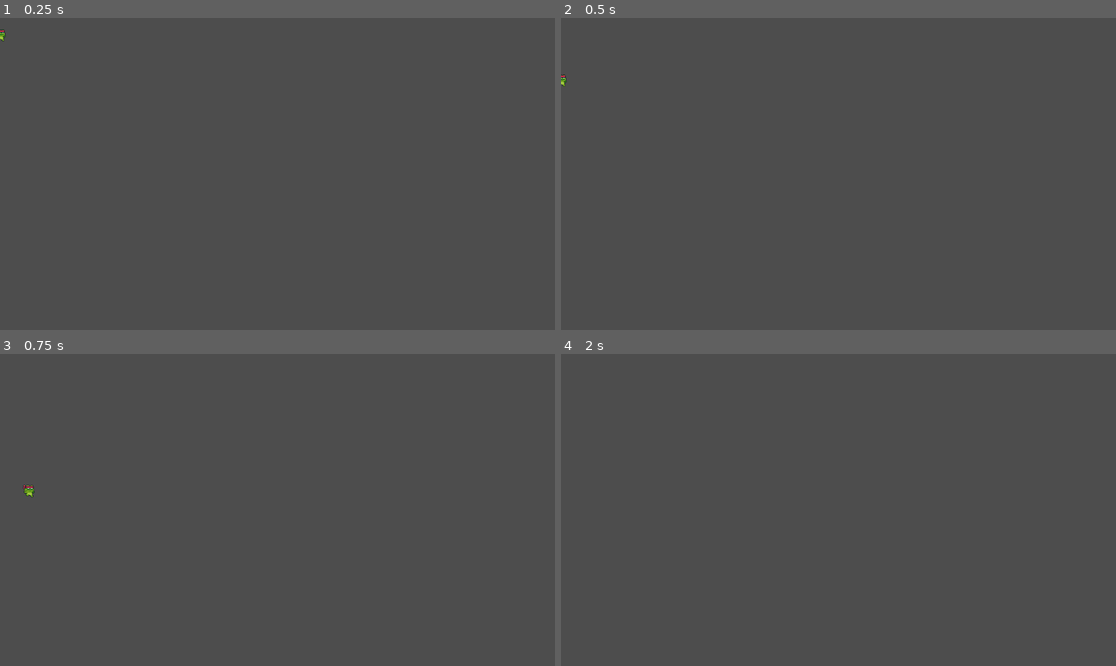
Above: before the commit, frames 1-4 (two rows, left to right).
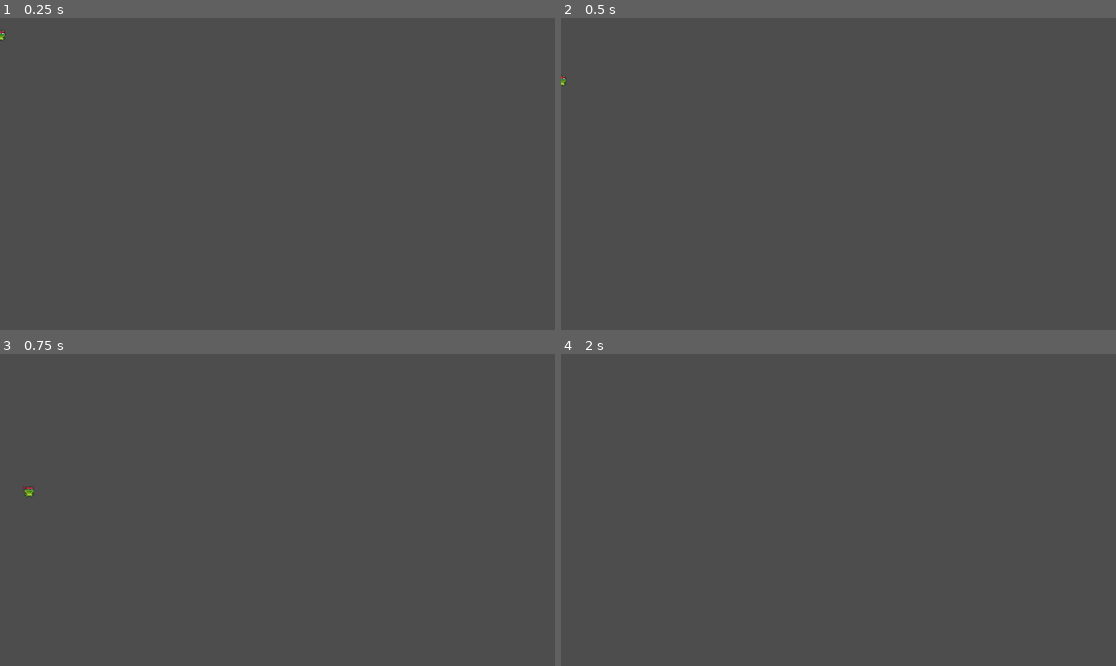
Above: after the commit, the same moments.

Repository: Akantonio/Summer2024Godot
Game: Godot game, scene res://player.tscn
Two runs of this game, one before a commit and one after it. Both use one fixed random seed, a clock stepped at 60 frames per second and the inputs below. The project has no main scene, so this scene is started directly.
Inputs:
- Up to frame 1 (0.25 s): no input
- Up to frame 2 (0.5 s): no input
- Up to frame 3 (0.75 s): tap Enter (ui_accept) at 0.5 s; hold Right (ui_right) from 0.53 s (still down)
- Up to frame 4 (2 s): keep holding Right (ui_right); tap Enter (ui_accept) at 0.77, 1.52 s

The runs differ from the first frame. In frame 1, less than 0.1% of the frame differs, in the area x 0-2%, y 3-8%; in frame 2, less than 0.1%; in frame 3, less than 0.1%, in the area x 4-7%, y 41-46%; in frame 4, nothing differs.

Commit message:
Removed test scene and updated script for player

Diff:
--- a/player.gd
+++ b/player.gd
@@ -26,3 +26,5 @@
 		velocity.x = move_toward(velocity.x, 0, SPEED)
 
 	move_and_slide()
+	var isLeft = velocity.x < 0
+	$Sprite2D.flip_h = isLeft
--- a/player.tscn
+++ b/player.tscn
@@ -196,8 +196,9 @@
 "speed": 15.0
 }]
 
-[sub_resource type="RectangleShape2D" id="RectangleShape2D_o42vp"]
-size = Vector2(0.75, 0.875)
+[sub_resource type="CapsuleShape2D" id="CapsuleShape2D_6sxg7"]
+radius = 0.34375
+height = 0.875
 
 [node name="Player" type="CharacterBody2D"]
 script = ExtResource("1_ty6et")
@@ -205,9 +206,9 @@
 [node name="Sprite2D" type="AnimatedSprite2D" parent="."]
 texture_filter = 1
 sprite_frames = SubResource("SpriteFrames_xndvy")
-animation = &"fall"
+animation = &"idle"
 
 [node name="CollisionShape2D" type="CollisionShape2D" parent="."]
 position = Vector2(0, 2)
 scale = Vector2(32, 32)
-shape = SubResource("RectangleShape2D_o42vp")
+shape = SubResource("CapsuleShape2D_6sxg7")
--- a/test_scene.tscn
+++ /dev/null
@@ -1,3 +0,0 @@
-[gd_scene format=3 uid="uid://bmwb36tjgcu6"]
-
-[node name="TestScene" type="Node2D"]
